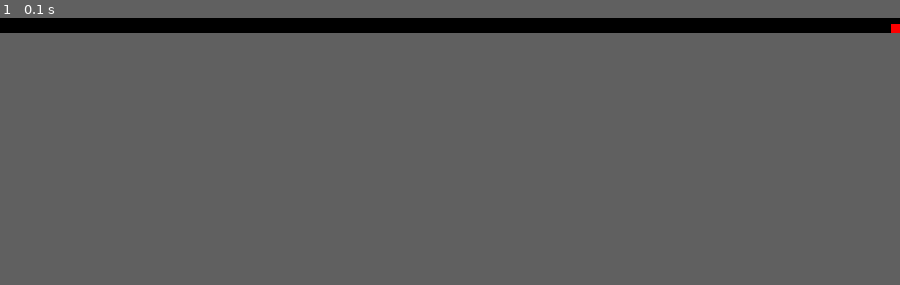
Above: before the commit, frame 1.
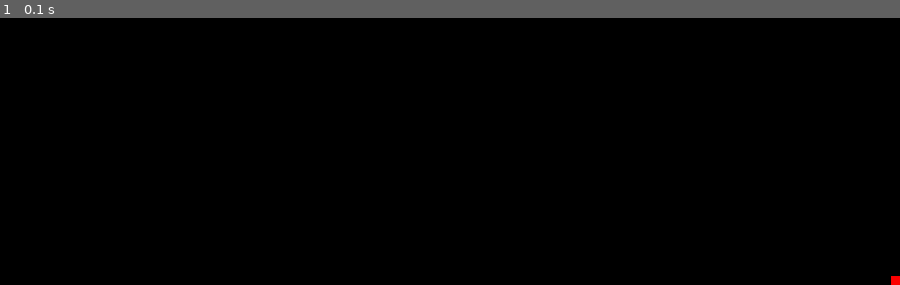
Above: after the commit, the same moment.

Repository: LikelyLucid/Pygame
Game: pygame game, started from Component2.py
The game is run twice, just before and just after one commit, with the same random seed, the same clock (stepped at 60 frames per second) and the same inputs.
Inputs:
- Up to frame 1 (0.1 s): no input
In our replay, the window is 900x648 before the commit and 900x900 after it. These sizes can differ from the game's own. Grey fills any space a smaller window leaves; there, only what the larger window draws over its background counts as a difference.

The runs differ from the first frame. In frame 1, less than 0.1% of the frame differs, in the area x 99-100%, y 2-100%.

Commit message:
Feb 17, 2023, 11:14 AM

Diff:
--- a/Component2.py
+++ b/Component2.py
@@ -2,7 +2,7 @@
 import time
 pygame.init()
 screen_width = 1000
-screen_height = 720
+screen_height = 1000
 screen = pygame.display.set_mode((screen_width, screen_height))
 
 game_icon = pygame.image.load("icon.jpg")
